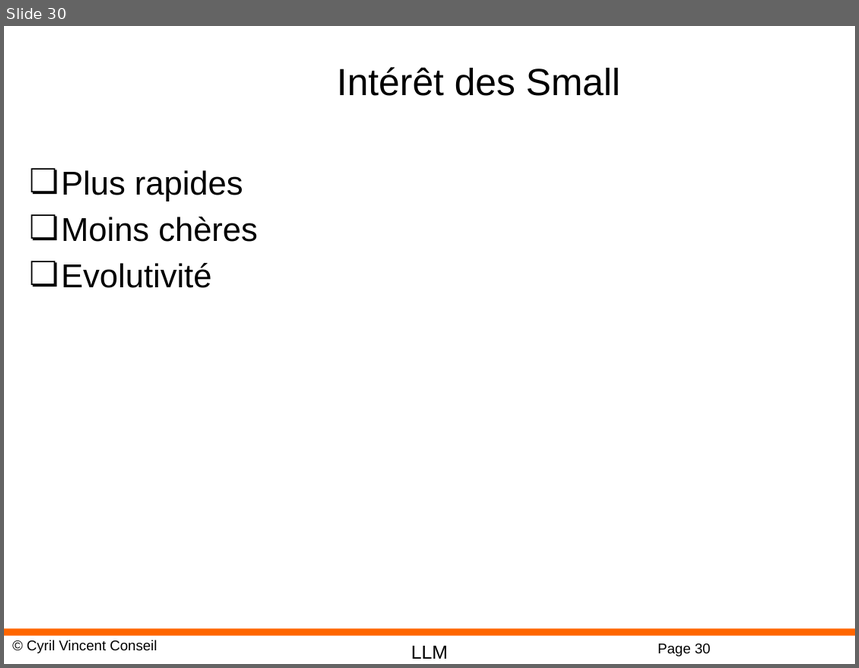
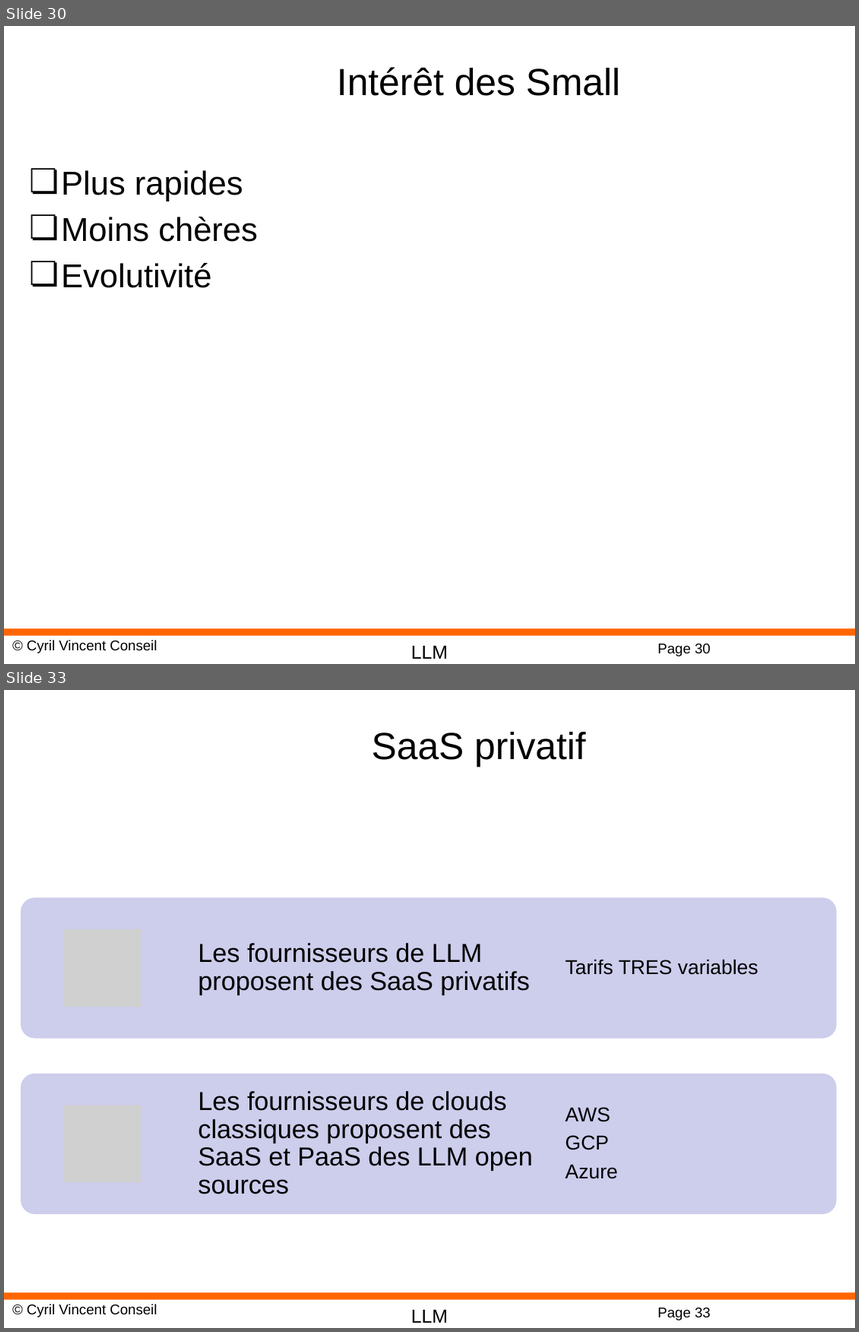
Before and after one commit to cyrilvincent/IA-LLM, a slide deck: AI14-Install-LLM.pptx. Shown one above the other, each under a label of ours: slide 30 before the commit, slides 30 and 33 after it; the slides between them are not shown. The pictures are 859x668 and 859x1332 pixels, drawn with LibreOffice and Linux fonts; fonts in the diff are those of the drawing; grey boxes stand for pictures; background and template pictures are left out. Boxes give left, top, right and bottom in pixels: in the first picture for what was removed or moved away, otherwise in the second. Text is boxed around its words. In the diff, an @@ line names an element or a change of style, - is before the commit and + after.

```diff
--- a/AI14-Install-LLM.pptx
+++ b/AI14-Install-LLM.pptx
@@ slide 33 added at box(4, 690, 855, 1328), background #FFFFFF; not listed: 4 template elements that a slide beside it also shows @@
@@ title added at box(372, 732, 586, 767), 32 pt, text #000000 @@
+SaaS privatif
@@ group added at box(21, 897, 837, 1214): 4 texts, 2 rounded rectangles, 2 pictures @@
+Les fournisseurs de LLM proposent des SaaS privatifs
+Tarifs TRES variables
+Les fournisseurs de clouds classiques proposent des SaaS et PaaS des LLM open sources
+AWS
+GCP
+Azure
```
Also in this commit, not shown: 2 other slides added.
